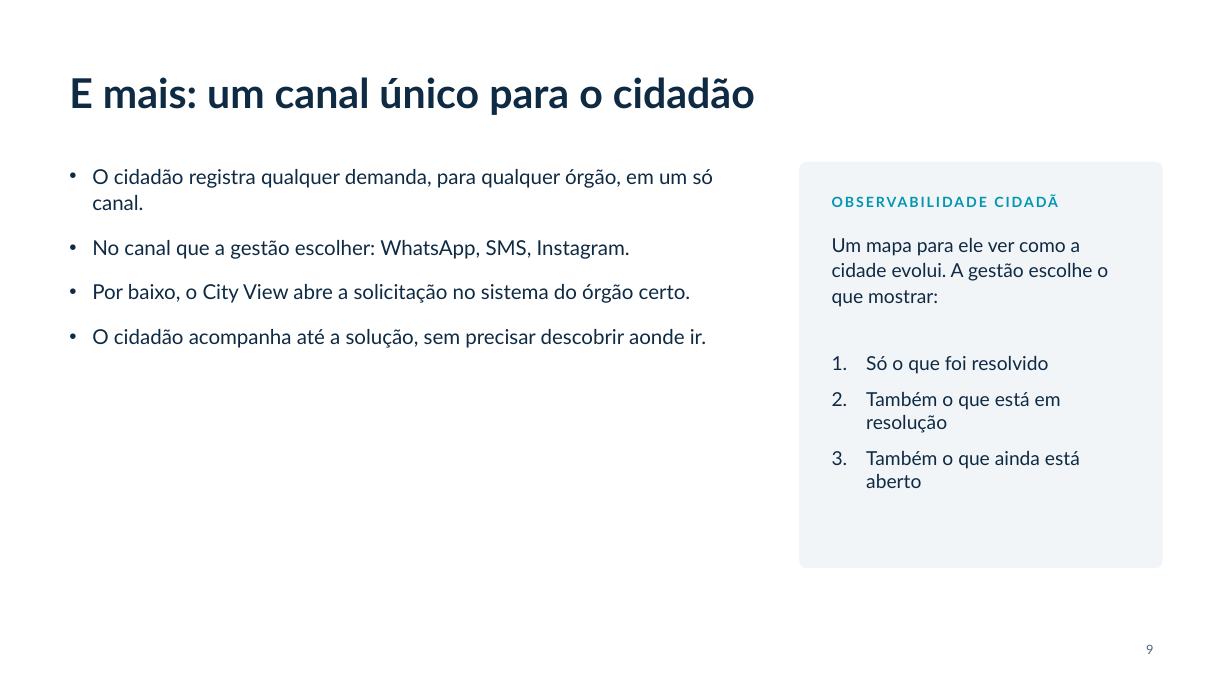
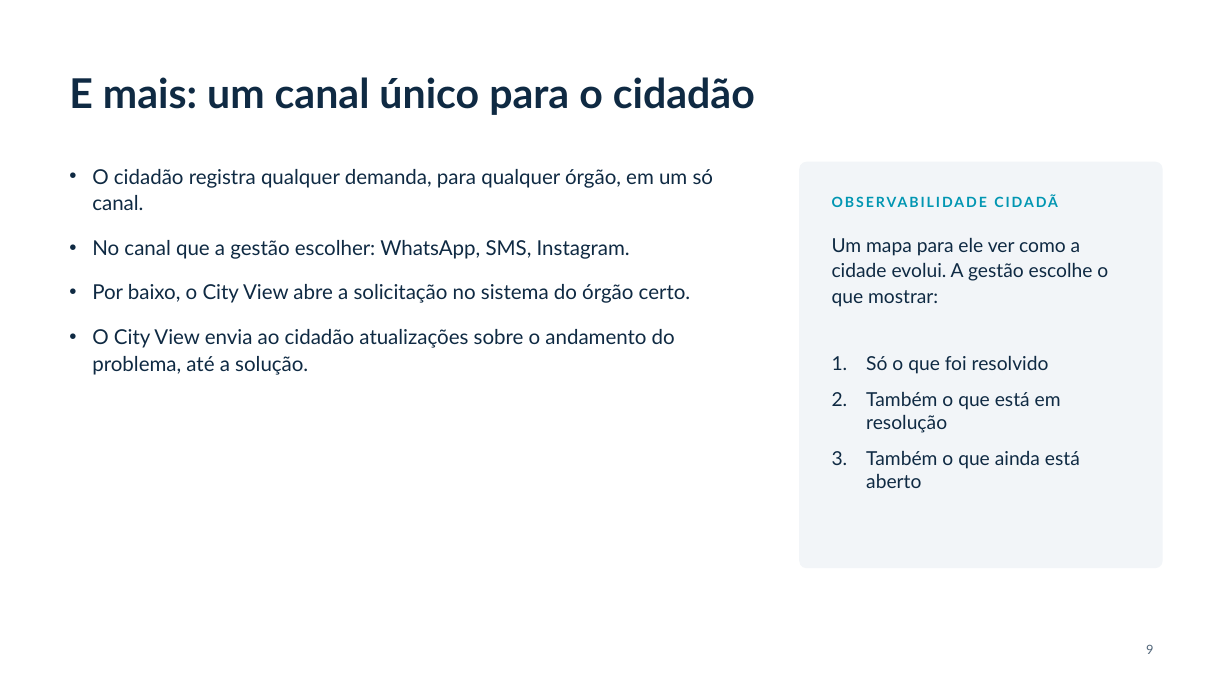
Before and after one commit to Datasynq-org/city-view-demo, a slide deck: slide 9 of apresentacao/entregas/PitchDeck_CityView.pptx. Drawn at 1232x693 pixels with LibreOffice and Linux fonts; fonts in the diff are those of the drawing; background and template pictures are left out. Boxes give left, top, right and bottom in pixels: in the first picture for what was removed or moved away, otherwise in the second. Text is boxed around its words. In the diff, an @@ line names an element or a change of style, - is before the commit and + after.

```diff
--- a/apresentacao/entregas/PitchDeck_CityView.pptx
+++ b/apresentacao/entregas/PitchDeck_CityView.pptx
@@ text at (92, 329, 675, 375): text changed @@
-• O cidadão acompanha até a solução, sem precisar descobrir aonde ir.
+• O City View envia ao cidadão atualizações sobre o andamento do problema, até a solução.
```
Also in this commit, not shown: 5 other slides changed, 5 other files.
